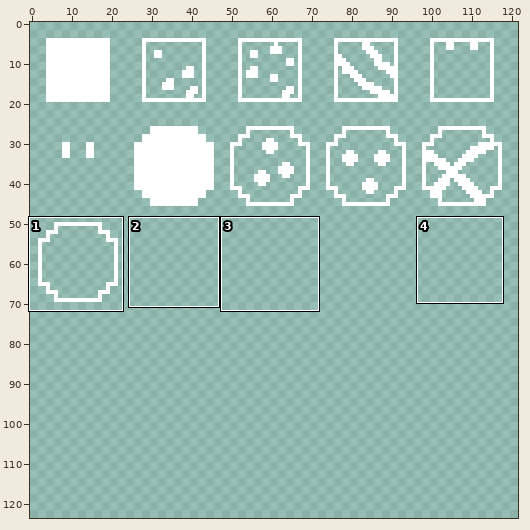
Two states of a sprite sheet, assets/images.png. The picture above shows the old version from afar; the outline marks the close-up.
Close-up. The starting point:
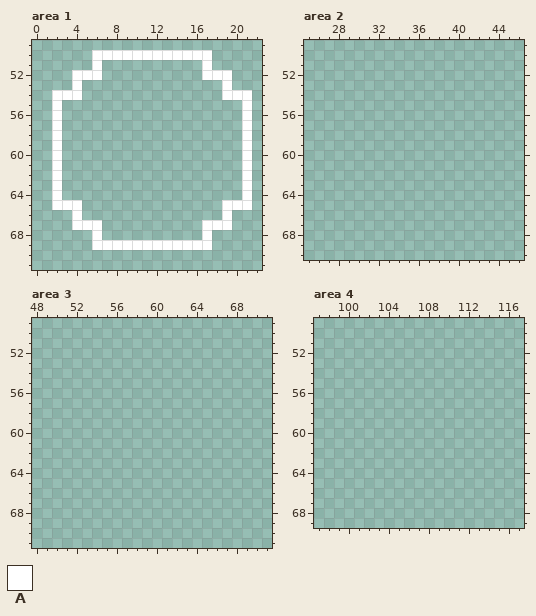
The file is 128x128 pixels. Shown: area 1: x 0..22, y 49..71; area 2: x 25..46, y 49..70; area 3: x 48..71, y 49..71; area 4: x 97..117, y 49..69. The wide view leaves out empty margins. The commit also changed other parts of the picture, which this record leaves out.
Palette (. is transparent): A #ffffff
Pixels before, area 1, first column x 2:
50 ....AAAAAAAAAAAA....
51 ....A..........A....
52 ..AAA..........AAA..
53 ..A..............A..
54 AAA..............AAA
55 A..................A
56 A..................A
57 A..................A
58 A..................A
59 A..................A
60 A..................A
61 A..................A
62 A..................A
63 A..................A
64 A..................A
65 AAA..............AAA
66 ..A..............A..
67 ..AAA..........AAA..
68 ....A..........A....
69 ....AAAAAAAAAAAA....
Now the later version:
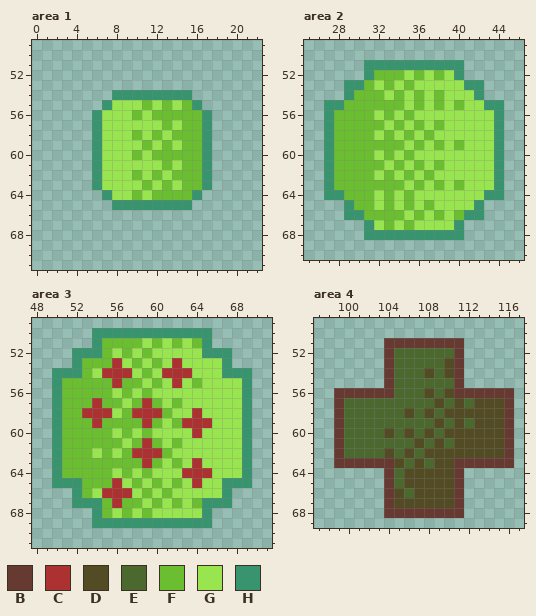
Colours new in this view: B #663931  C #ac3232  D #524b24  E #4b692f  F #6abe30  G #99e550  H #37946e
Difference:
Changed rows in their new state; - is an unchanged pixel.
Area 1:
first column x 2:
50 ----............----
51 ----.----------.----
52 --...----------...--
53 --.--------------.--
54 ...---HHHHHHHH---...
55 .----HGGGFGFGFH----.
56 .---HGGGFGFFFFFH---.
57 .---HGGGGGGFGFFH---.
58 .---HGGGFGFGFFFH---.
59 .---HGGGGFGFGFFH---.
60 .---HGGGFGFFFFFH---.
61 .---HGGGGGGFGFFH---.
62 .---HGGGFGFGFFFH---.
63 .---HGGGGFGFGFFH---.
64 .----HGGFGFFFFH----.
65 ...---HHHHHHHH---...
66 --.--------------.--
67 --...----------...--
68 ----.----------.----
69 ----............----
Area 2:
first column x 27:
51 ----HHHHHHHHHH----
52 ----HFFFGFGFGH----
53 --HHFGFGFGGGGGHH--
54 --HFFFGFGFGFGGGH--
55 HHFFFFFFGFGFGFGGHH
56 HFFFFGFGFGGGGGGGGH
57 HFFFFFGFGFGFGGGGGH
58 HFFFFGFGFGFGGGGGGH
59 HFFFFFFFGFGFGFGGGH
60 HFFFFGFGFGGGGGGGGH
61 HFFFFFGFGFGFGGGGGH
62 HFFFFGFGFGFGGGGGGH
63 HFFFFFFFGFGFGFGGGH
64 HHFFFGFGFGGGGGGGHH
65 --HFFGFGFGFGGGGH--
66 --HHFFFFGFGFGFHH--
67 ----HGFGFGGGGH----
68 ----HHHHHHHHHH----
Area 3:
first column x 50:
50 ----HHHHHHHHHHHH----
51 ----HFFFFGFGFGFH----
52 --HHHFGFGFGGGGGHHH--
53 --HFFFCGFGFGCGGGGH--
54 HHHFGCCCGFGCCCGGGHHH
55 HFFFFFCFFGFGCGFGGGGH
56 HFFFFFGFGFGGGGGGGGGH
57 HFFFCFFGFCFGFGGGGGGH
58 HFFCCCGFCCCFGGCGGGGH
59 HFFFCFFFFCFGFCCCGGGH
60 HFFFFFGFGFGGGGCGGGGH
61 HFFFFFFGFCFGFGGGGGGH
62 HFFFGFGFCCCFGGGGGGGH
63 HFFFFFFFFCFGFGCGGGGH
64 HFFFFFGFGFGGGCCCGGGH
65 HHHFFFCGFGFGFGCGGHHH
66 --HFGCCCGFGFGGGGGH--
67 --HHHFCFFGFGFGFHHH--
68 ----HFGFGFGGGGGH----
69 ----HHHHHHHHHHHH----
Area 4:
first column x 99:
51 -----BBBBBBBB-----
52 -----BEEEEEEB-----
53 -----BEEEEEDB-----
54 -----BEEEDEDB-----
55 -----BEEEEEEB-----
56 BBBBBBEEEDEDBBBBBB
57 BEEEEEEEEEDEDEDDDB
58 BEEEEEEDEDEDDDDDDB
59 BEEEEEEEEEDEDEDDDB
60 BEEEEDEDEDEDDDDDDB
61 BEEEEEEEDEDEDDDDDB
62 BEEEEDEDEDDDDDDDDB
63 BBBBBBDEDEDDBBBBBB
64 -----BEDDDDDB-----
65 -----BEDDDDDB-----
66 -----BDEDDDDB-----
67 -----BDDDDDDB-----
68 -----BBBBBBBB-----
Boxes around the changes in both close-ups, in picture pixels (x1, y1, x2, y2):
changed: (52, 50, 252, 250)
added: (324, 60, 504, 240)
added: (52, 328, 252, 528)
added: (334, 338, 514, 518)
